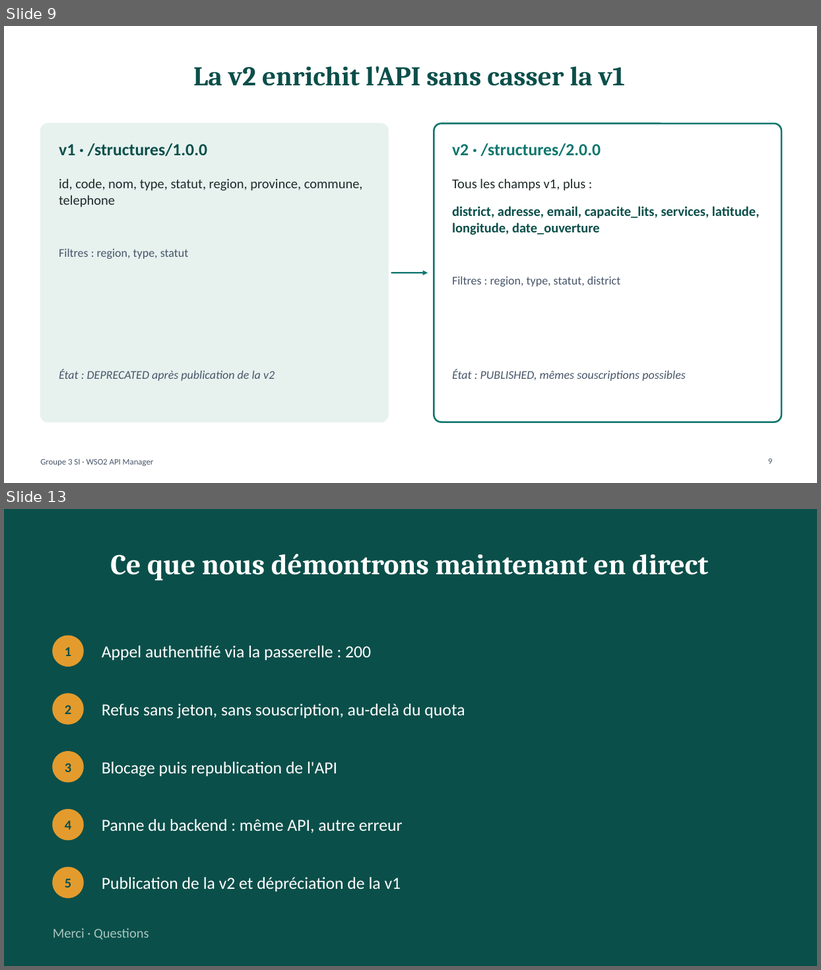
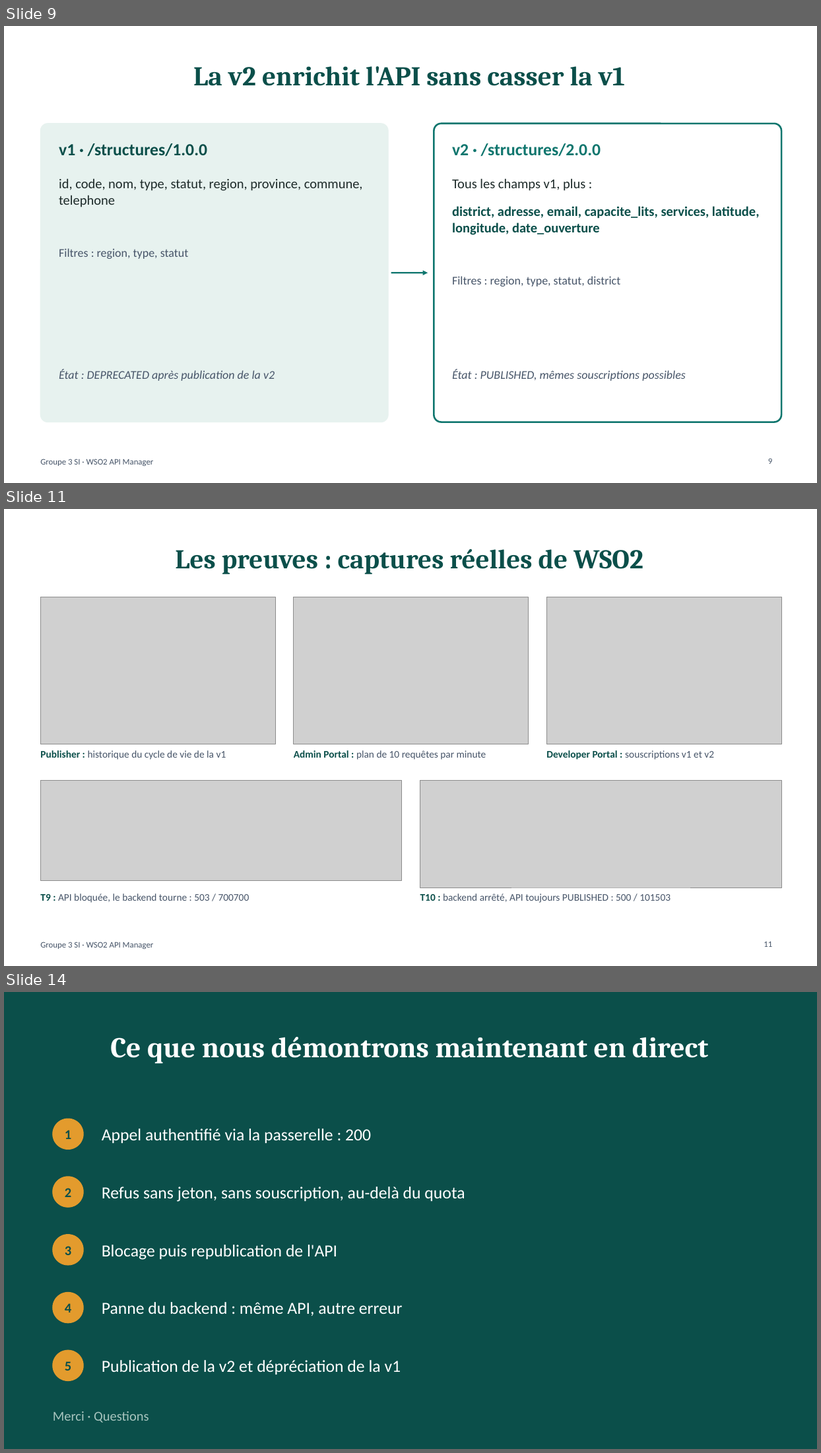
Before and after one commit to leilatirouda/projet-dev-composant_Groupe3, a slide deck: presentation/groupe3-si-wso2.pptx. Shown one above the other, each under a label of ours: slides 9 and 13 before the commit, slides 9, 11 and 14 after it; the slides between them are not shown. The pictures are 821x970 and 821x1453 pixels, drawn with LibreOffice and Linux fonts; fonts in the diff are those of the drawing; grey boxes stand for pictures. Boxes give left, top, right and bottom in pixels: in the first picture for what was removed or moved away, otherwise in the second. Text is boxed around its words. In the diff, an @@ line names an element or a change of style, - is before the commit and + after.

Commit message:
Présentation à jour (noms, dépôt, résultats, captures) et résultats des tests en PDF

```diff
--- a/presentation/groupe3-si-wso2.pptx
+++ b/presentation/groupe3-si-wso2.pptx
@@ slide 11 added at <box>4,509,817,966</box>, background #FFFFFF; not listed: 1 template element that a slide beside it also shows @@
@@ title added at <box>175,549,644,574</box>, 32 pt, text #0B4F4A, bold @@
+Les preuves : captures réelles de WSO2
@@ picture added at <box>40,597,275,745</box> @@
@@ picture added at <box>294,597,529,745</box> @@
@@ picture added at <box>547,597,781,745</box> @@
@@ text added at <box>40,751,226,760</box>, 12 pt, text #475569 @@
+Publisher : historique du cycle de vie de la v1
@@ text added at <box>294,751,486,760</box>, 12 pt, text #475569 @@
+Admin Portal : plan de 10 requêtes par minute
@@ text added at <box>547,751,714,760</box>, 12 pt, text #475569 @@
+Developer Portal : souscriptions v1 et v2
@@ picture added at <box>40,780,402,881</box> @@
@@ picture added at <box>420,780,781,888</box> @@
@@ text added at <box>40,894,250,903</box>, 12 pt, text #475569 @@
+T9 : API bloquée, le backend tourne : 503 / 700700
@@ text added at <box>420,894,671,903</box>, 12 pt, text #475569 @@
+T10 : backend arrêté, API toujours PUBLISHED : 500 / 101503
@@ page number added at <box>764,941,772,947</box>, 10 pt, text #475569 @@
+11
@@ what was slide 13 is now slide 14 @@
```
Also in this commit, not shown: 5 slides changed, 5 other files.
